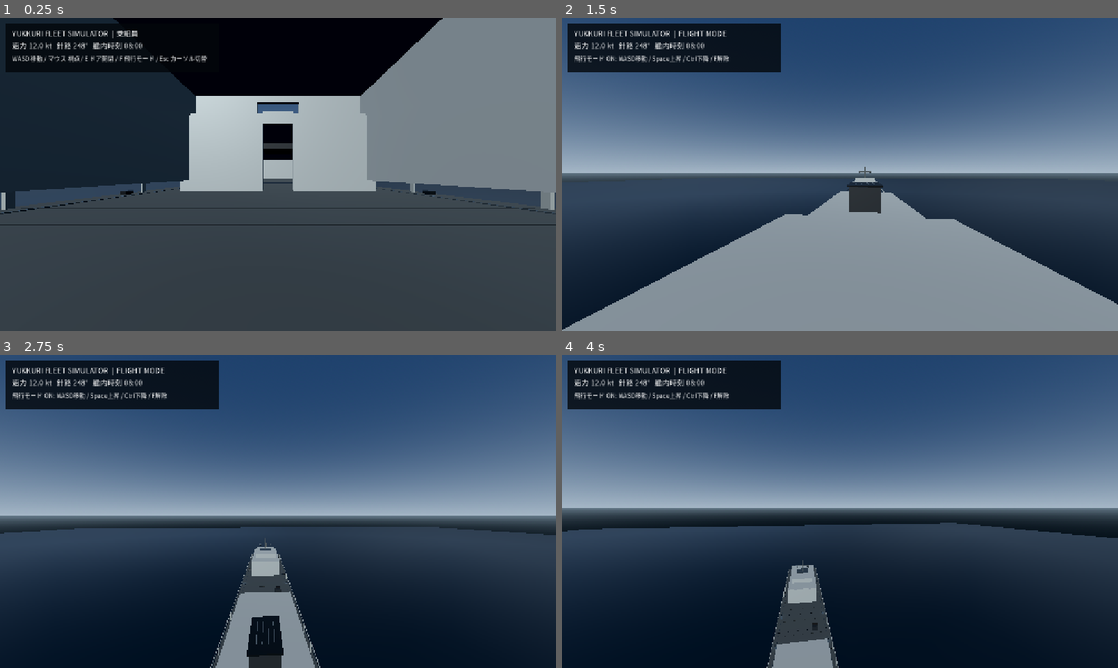
Above: before the commit, frames 1-4 (two rows, left to right).
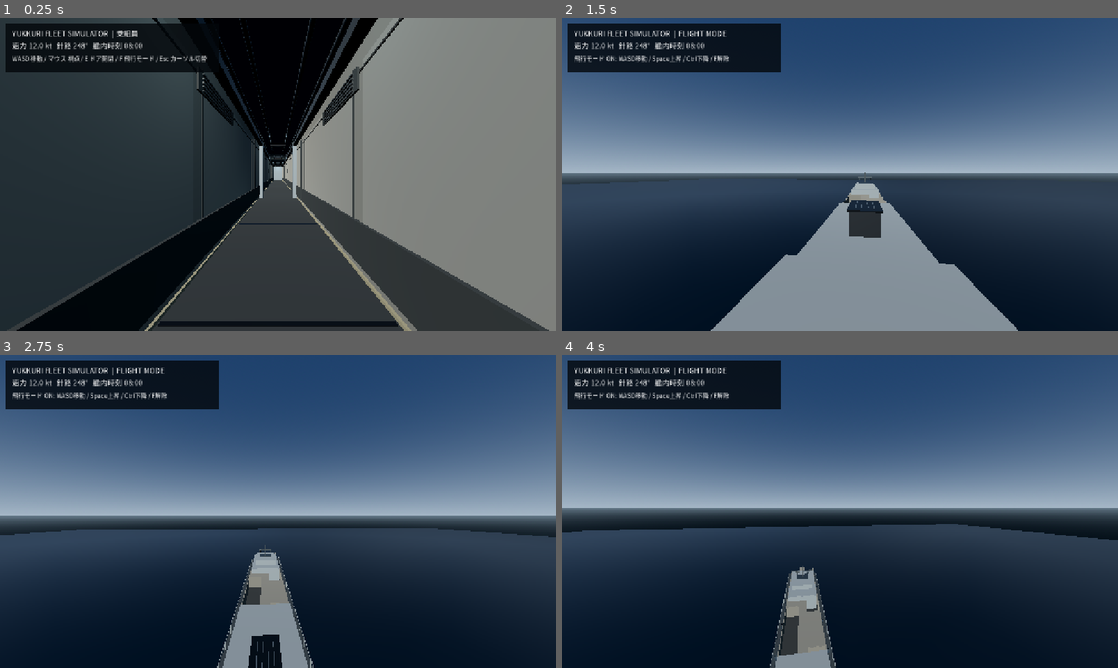
Above: after the commit, the same moments.

Repository: YukkuriP/Yukkuri-FPS-3
Game: Godot game, scene res://scenes/main.tscn
The game is run twice, just before and just after one commit, with the same random seed, the same clock (stepped at 60 frames per second) and the same inputs.
Inputs (mouse positions are in pixels of both pictures, inside the frame that each line leads up to):
- Up to frame 1 (0.25 s): no input
- Up to frame 2 (1.5 s): move the mouse to (867, 174) at 0.52 s; hold F (fleet_fly_toggle) 0.53-1.28 s; hold Space (fleet_fly_up) from 0.53 s (still down); click (867, 174) at 0.67 s; move the mouse to (812, 174) at 1.27 s; tap E (fleet_interact) at 1.35 s
- Up to frame 3 (2.75 s): keep holding Space (fleet_fly_up); move the mouse to (289, 505) at 2.02 s; tap 1 at 2.1 s
- Up to frame 4 (4 s): keep holding Space (fleet_fly_up); move the mouse to (834, 517) at 2.77 s; tap 2 at 2.85 s; click (834, 517) at 2.92 s; move the mouse to (878, 514) at 3.52 s; tap 3 at 3.6 s

The runs differ from the first frame. In frame 1, 33% of the frame differs, in the area x 0-100%, y 0-100%; in frame 2, 14%; in frame 3, 2.7%; in frame 4, 1.9%.
Error before the commit: Parse Error: Identifier "knuckle" not declared in the current scope. (res://scripts/deck_plan.gd:244)

Commit message:
Fix hinge knuckle loop indentation

Diff:
--- a/scripts/deck_plan.gd
+++ b/scripts/deck_plan.gd
@@ -241,7 +241,7 @@
 		knuckle.mesh = cylinder
 		knuckle.position = Vector3(0, y, -0.73)
 		knuckle.material_override = trim_mat
-	hinge.add_child(knuckle)
+		hinge.add_child(knuckle)
 	var handle_x := -float(side) * 0.075
 	_box(leaf, "Door handle backing", Vector3(handle_x, 0, 0.48), Vector3(0.025, 0.22, 0.22), dark_mat)
 	var handle := MeshInstance3D.new()
